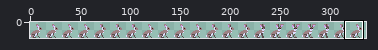
Sprite sheet: assets/rabbit_idle.png. Above, an overview of the earlier version with the close-up marked.
Close-up. Before:
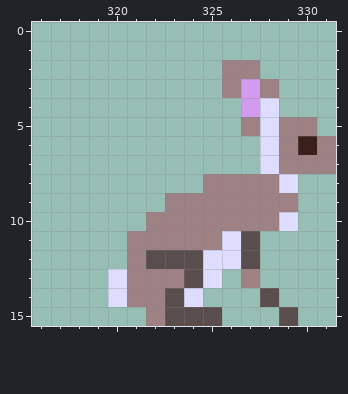
The file is 336x16 pixels. Shown: x 316..331, y 0..15. The commit also changed other parts of the picture, which this record leaves out.
Now the later version:
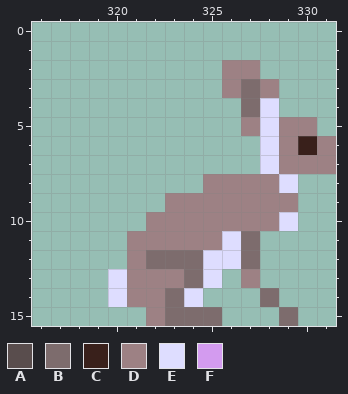
Palette (. is transparent): A #594d4d  B #7d6c6d  C #39201b  D #9d8184  E #deddff  F #d39bef
The exact change:
y 3..4: x 327 F -> B
y 11: x 327 A -> B
y 12: x 322..324 AAA -> BBB; x 327 A -> B
y 13: x 324 A -> B
y 14: x 323 A -> B; x 328 A -> B
y 15: x 323..325 AAA -> BBB; x 329 A -> B
Boxes around the changes in both close-ups, in picture pixels (x1, y1, x2, y2):
changed: (241, 79, 260, 117)
changed: (146, 231, 298, 326)
